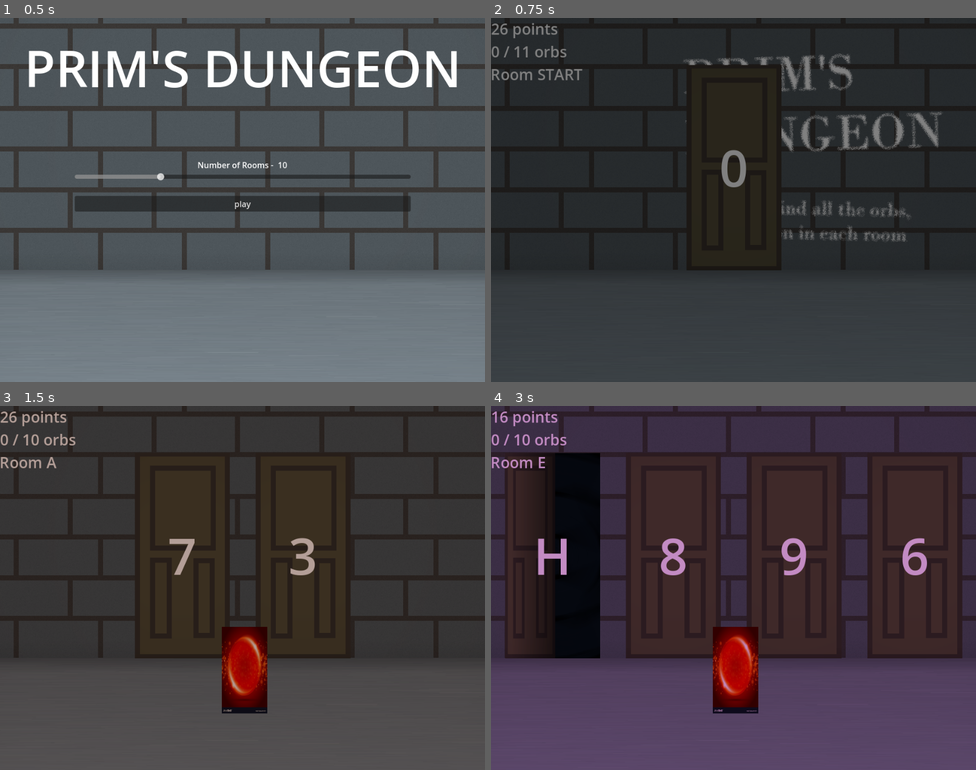
Above: before the commit, frames 1-4 (two rows, left to right).
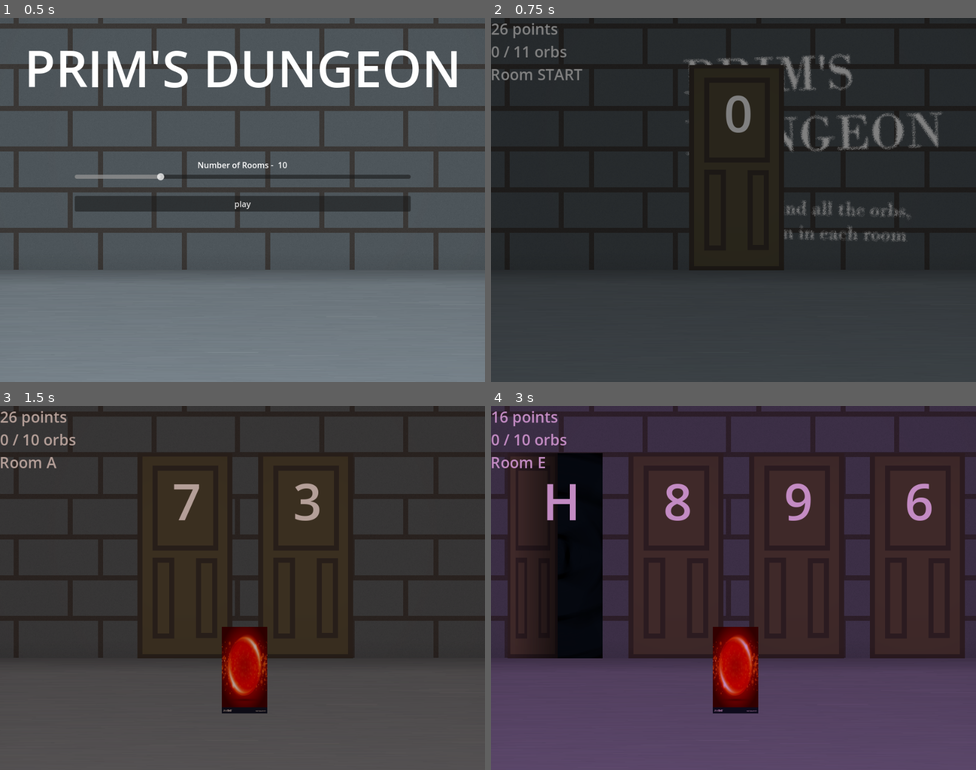
Above: after the commit, the same moments.

Repository: DasParijat/Prims-Dungeon
Game: Godot game, scene res://Home Menu/home_menu.tscn
The game is run twice, just before and just after one commit, with the same random seed, the same clock (stepped at 60 frames per second) and the same inputs. The engine's default icon, where the game draws it, is replaced by a stand-in: a white triangle on a blue panel in a dark square.
Inputs:
- Up to frame 1 (0.5 s): no input
- Up to frame 2 (0.75 s): click "play" at 0.5 s
- Up to frame 3 (1.5 s): click "efef" at 1.25 s
- Up to frame 4 (3 s): click "efef" at 2 s; click "efef" at 2.75 s

Frame 1 is identical in both runs. In frame 2, 0.7% of the frame differs, in the area x 40-61%, y 12-69%; in frame 3, 1.5%; in frame 4, 4.0%, in the area x 2-98%, y 13-70%.

Commit message:
Fixed door scene positioning

Diff:
--- a/Door/door.tscn
+++ b/Door/door.tscn
@@ -14,10 +14,10 @@
 anchor_top = 0.5
 anchor_right = 0.5
 anchor_bottom = 0.5
-offset_left = -94.0
-offset_top = -203.0
-offset_right = 94.0
-offset_bottom = 203.0
+offset_left = -19.5
+offset_top = -15.5
+offset_right = 19.5
+offset_bottom = 15.5
 grow_horizontal = 2
 grow_vertical = 2
 text = "efef"
@@ -38,25 +38,16 @@
 grow_vertical = 2
 texture = ExtResource("1_siode")
 
-[node name="CenterContainer" type="CenterContainer" parent="."]
-layout_mode = 0
-offset_top = -86.0
-offset_right = 49.0
-offset_bottom = 35.0
-
 [node name="Cost" type="Label" parent="."]
 layout_mode = 1
-anchors_preset = 8
-anchor_left = 0.5
-anchor_top = 0.5
-anchor_right = 0.5
-anchor_bottom = 0.5
-offset_left = -24.5
-offset_top = -60.5
-offset_right = 24.5
-offset_bottom = 60.5
-grow_horizontal = 2
-grow_vertical = 2
+anchors_preset = 2
+anchor_top = 1.0
+anchor_bottom = 1.0
+offset_left = -5.0
+offset_top = -176.0
+offset_right = 44.0
+offset_bottom = -55.0
+grow_vertical = 0
 theme_override_fonts/font = SubResource("SystemFont_2frai")
 theme_override_font_sizes/font_size = 100
 text = "9"
--- a/Game/game.tscn
+++ b/Game/game.tscn
@@ -54,6 +54,7 @@
 offset_bottom = 65.0
 grow_horizontal = 2
 grow_vertical = 2
+theme_override_constants/margin_left = 10
 theme_override_constants/margin_bottom = 130
 
 [node name="DoorContainer" type="HBoxContainer" parent="Room/MarginContainer"]
